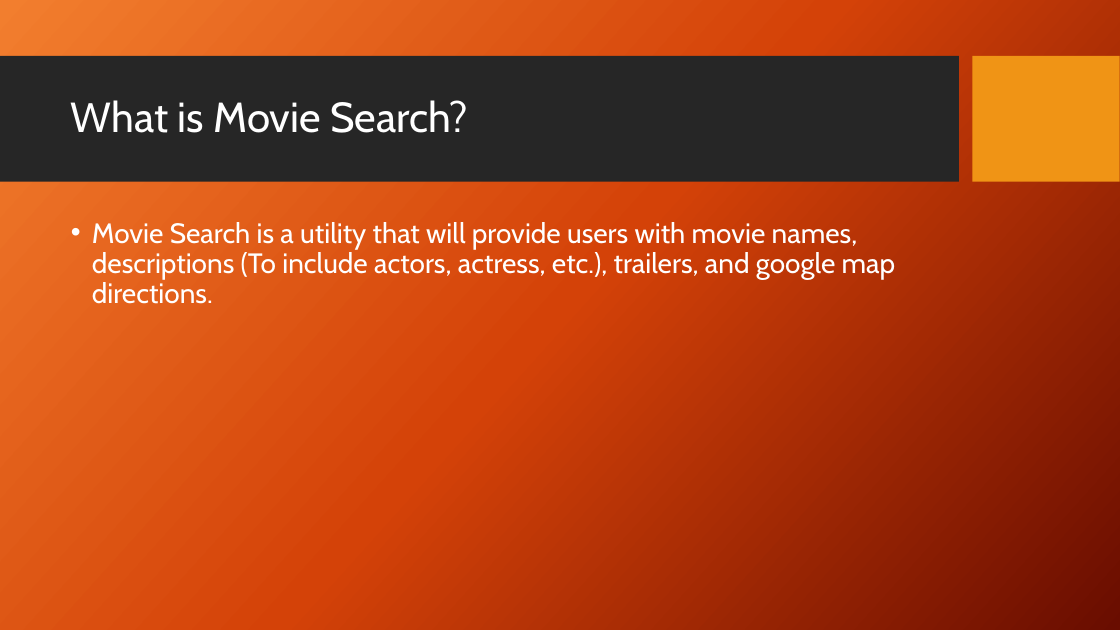
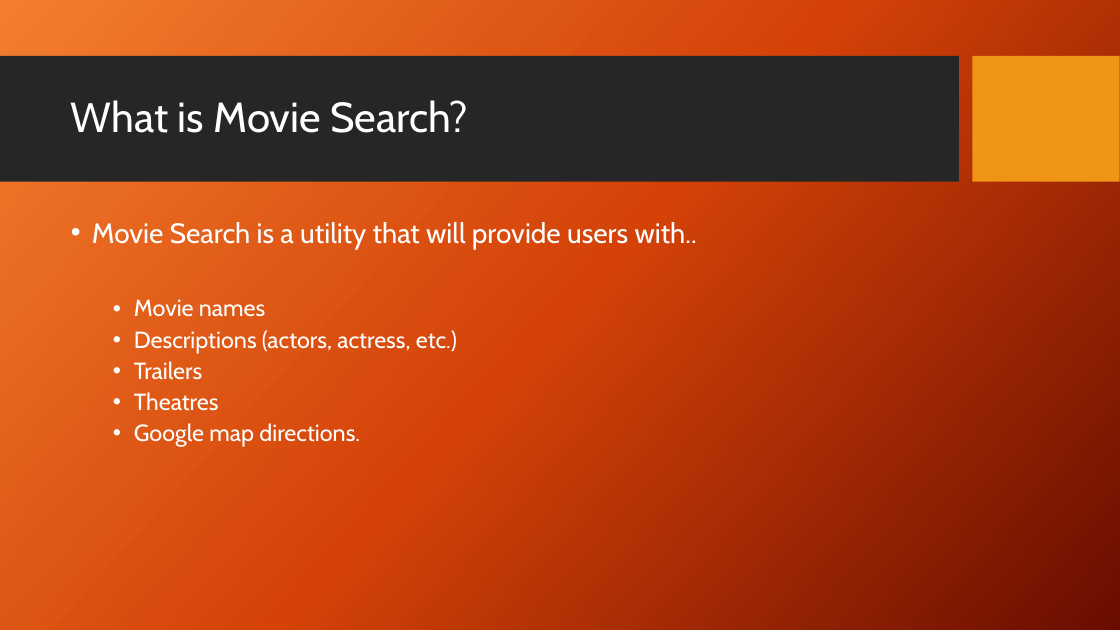
Before and after one commit to cbessjr/movieBot, a slide deck: slide 2 of Presentation/Movie Search Presentation.pptx. Drawn at 1120x630 pixels with LibreOffice and Linux fonts; fonts in the diff are those of the drawing; background and template pictures are left out. Boxes give left, top, right and bottom in pixels: in the first picture for what was removed or moved away, otherwise in the second. Text is boxed around its words. In the diff, an @@ line names an element or a change of style, - is before the commit and + after.

Commit message:
730PM 112718 Update with PPT Presentation change.

```diff
--- a/Presentation/Movie Search Presentation.pptx
+++ b/Presentation/Movie Search Presentation.pptx
@@ text at (x1=92, y1=222, x2=697, y2=447): text changed; size 24 to 20 pt @@
-• Movie Search is a utility that will provide users with movie names, descriptions (To include actors, actress, etc.), trailers, and google map directions.
+• Movie Search is a utility that will provide users with..
+  • Movie names
+  • Descriptions (actors, actress, etc.)
+  • Trailers
+  • Theatres
+  • Google map directions.
```
